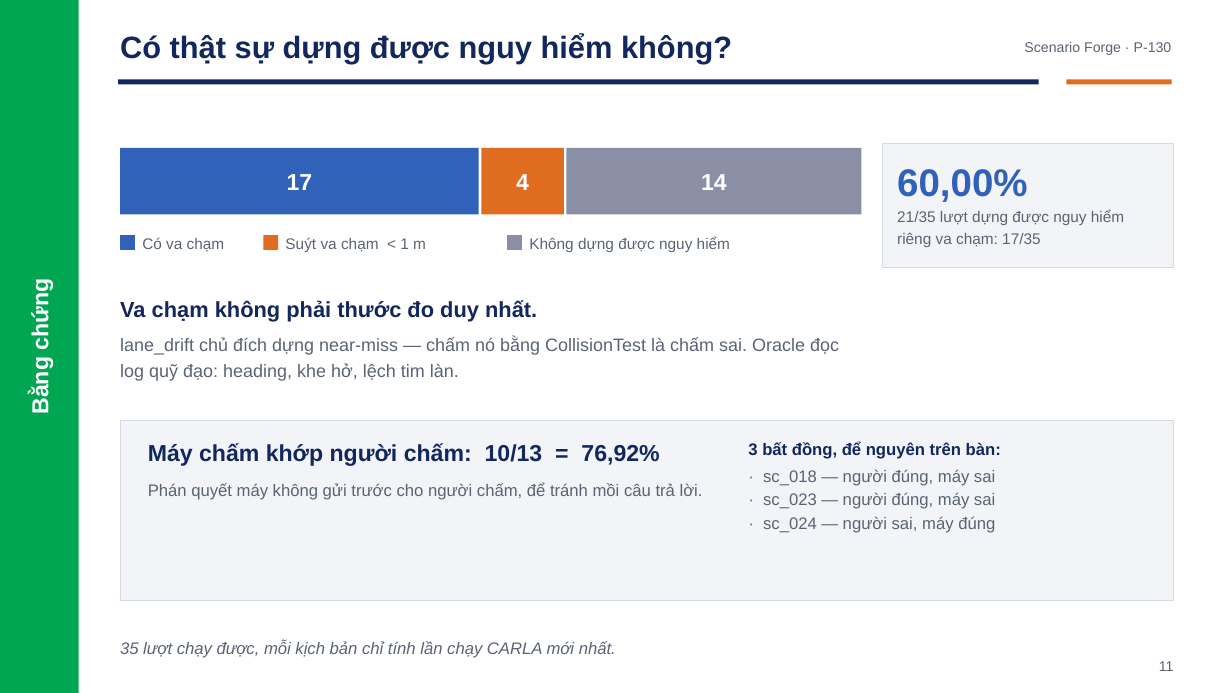
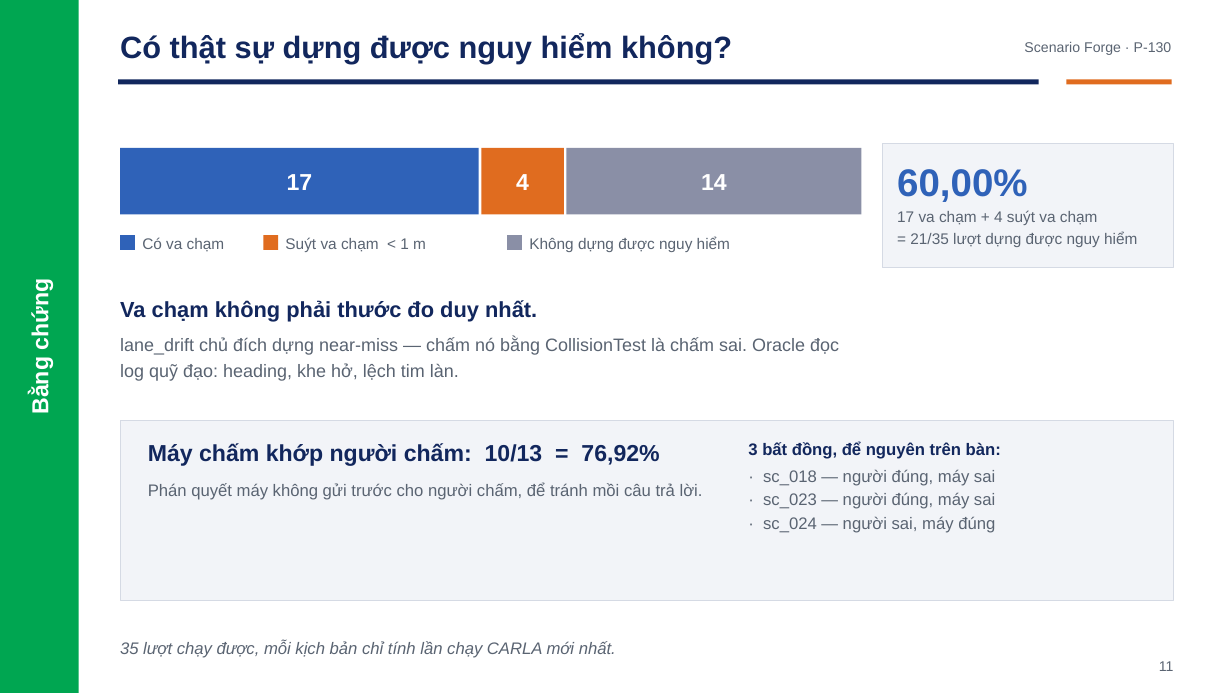
Before and after one commit to Menakanchi/nextjs-boilerplate, a slide deck: slide 11 of presentation/pitch_deck.pptx. Drawn at 1232x693 pixels with LibreOffice and Linux fonts; fonts in the diff are those of the drawing. Boxes give left, top, right and bottom in pixels: in the first picture for what was removed or moved away, otherwise in the second. Text is boxed around its words. In the diff, an @@ line names an element or a change of style, - is before the commit and + after.

Commit message:
docs: slide 11 ghi thẳng phép cộng thay vì hai phân số rời
'21/35' và 'riêng va chạm 17/35' buộc người xem tự cộng 17+4 mới hiểu 21 ở
đâu ra, trong khi thanh ngang bên cạnh đã hiện sẵn 17/4/14. Đổi thành
'17 va chạm + 4 suýt va chạm = 21/35'.

```diff
--- a/presentation/pitch_deck.pptx
+++ b/presentation/pitch_deck.pptx
@@ text at bbox=[897, 210, 1137, 247]: text changed @@
-21/35 lượt dựng được nguy hiểm
-riêng va chạm: 17/35
+17 va chạm + 4 suýt va chạm
+= 21/35 lượt dựng được nguy hiểm
```
Also in this commit, not shown: 1 other file.
